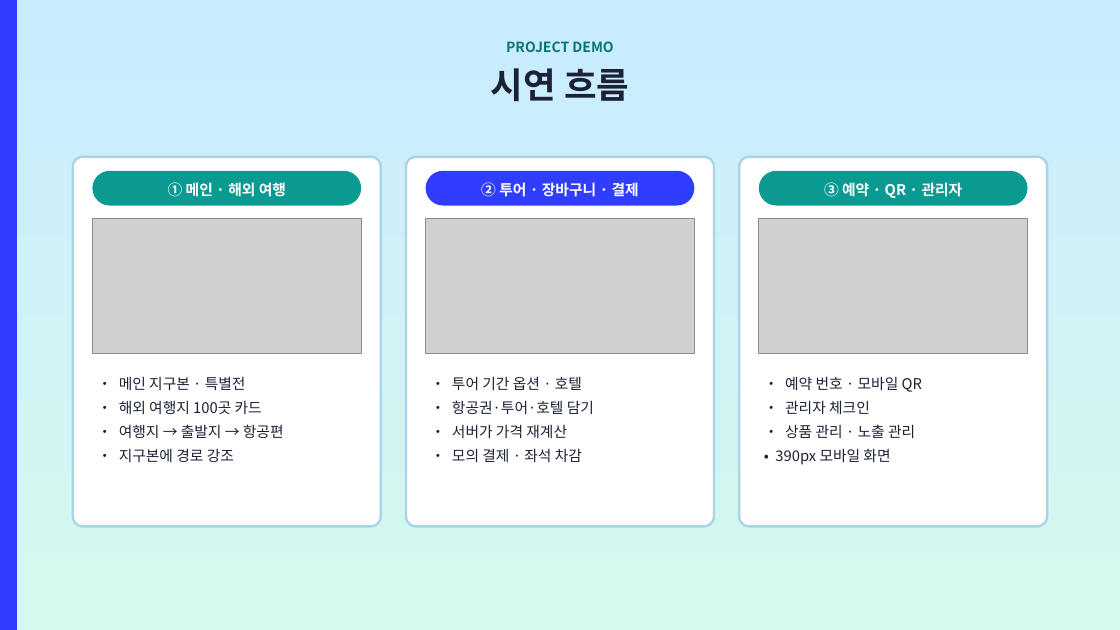
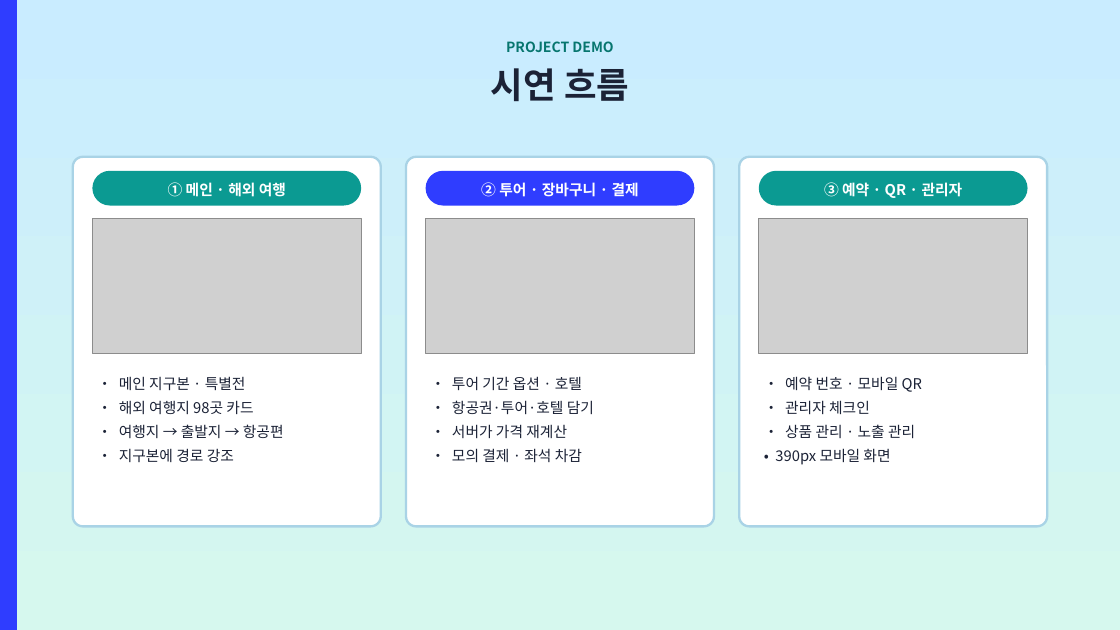
Before and after one commit to ho8566z/nado-gam_word, a slide deck: slide 12 of ppt_output/나도감_발표.pptx. Drawn at 1120x630 pixels with LibreOffice and Linux fonts; fonts in the diff are those of the drawing; grey boxes stand for pictures. Boxes give left, top, right and bottom in pixels: in the first picture for what was removed or moved away, otherwise in the second. Text is boxed around its words. In the diff, an @@ line names an element or a change of style, - is before the commit and + after.

```diff
--- a/ppt_output/나도감_발표.pptx
+++ b/ppt_output/나도감_발표.pptx
@@ text at bbox=[119, 400, 253, 414]: text changed @@
-• 해외 여행지 100곳 카드
+• 해외 여행지 98곳 카드
```
Also in this commit, not shown: 12 other slides changed, 6 other files.
